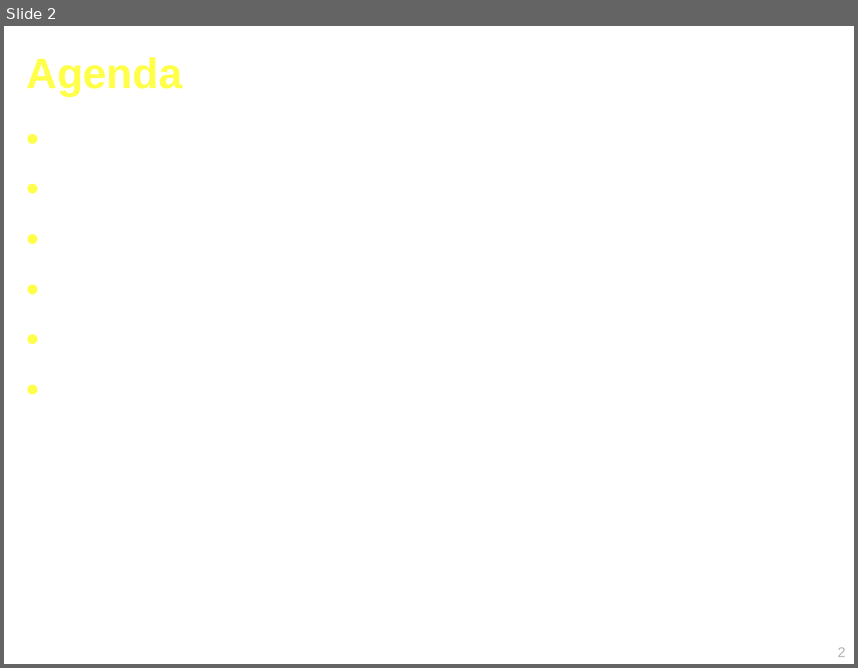
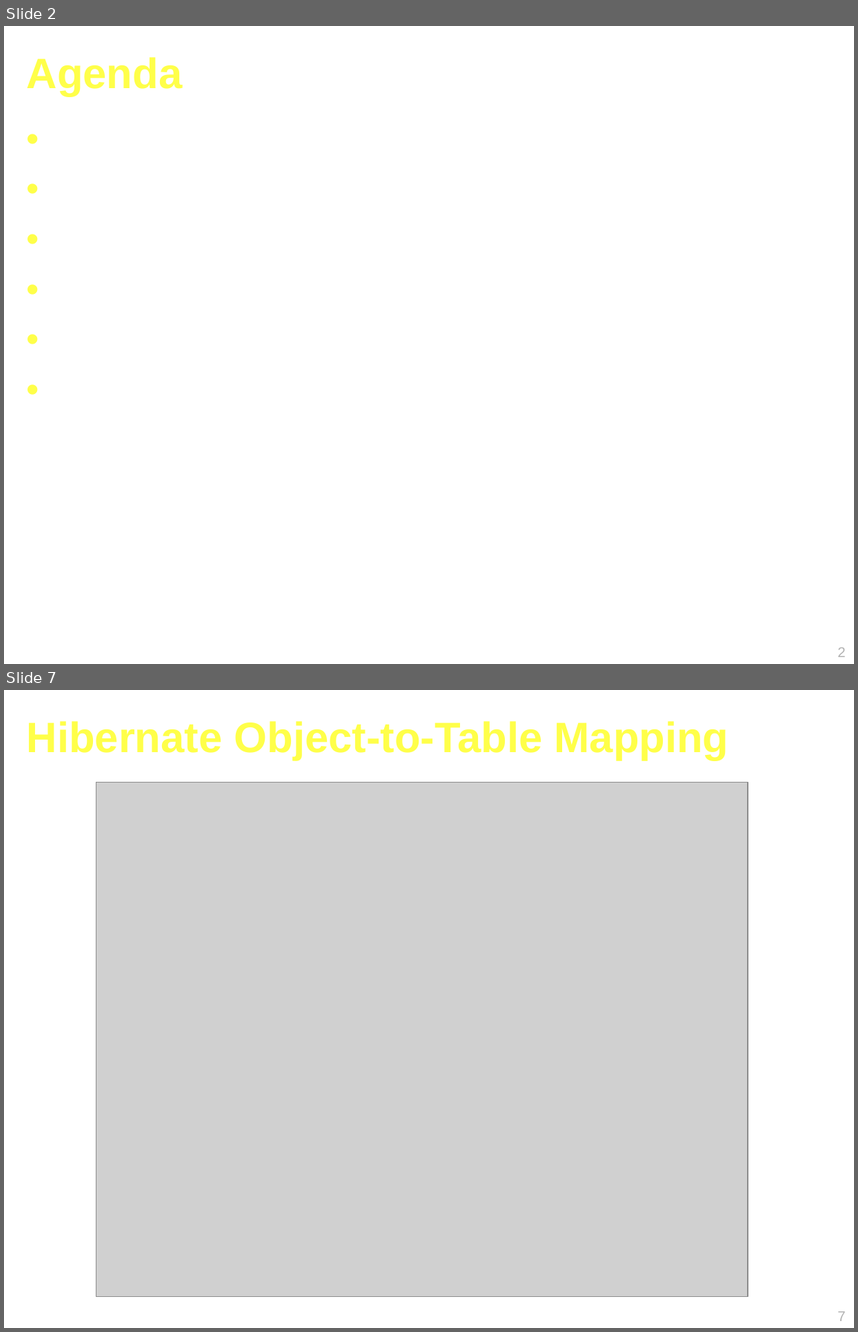
Before and after one commit to Geoffsc/psu-edu-sweng500, a slide deck: docs/presentation/sweng500-carpool-presentation.ppt. Shown one above the other, each under a label of ours: slide 2 before the commit, slides 2 and 7 after it; the slides between them are not shown. The pictures are 858x668 and 858x1332 pixels, drawn with LibreOffice and Linux fonts; fonts in the diff are those of the drawing; grey boxes stand for pictures. Boxes give left, top, right and bottom in pixels: in the first picture for what was removed or moved away, otherwise in the second. Text is boxed around its words. In the diff, an @@ line names an element or a change of style, - is before the commit and + after.

```diff
--- a/docs/presentation/sweng500-carpool-presentation.ppt
+++ b/docs/presentation/sweng500-carpool-presentation.ppt
@@ slide 7 added at bbox=[4, 690, 854, 1328], background #FFFFFF @@
@@ title added at bbox=[27, 721, 728, 760], 36 pt, text #FFFF49, bold @@
+Hibernate Object-to-Table Mapping
@@ picture added at bbox=[96, 782, 748, 1296] @@
@@ page number added at bbox=[838, 1311, 845, 1321], 12 pt, text #B2B2B2 @@
+7
```
Also in this commit, not shown: 17 other slides added.
